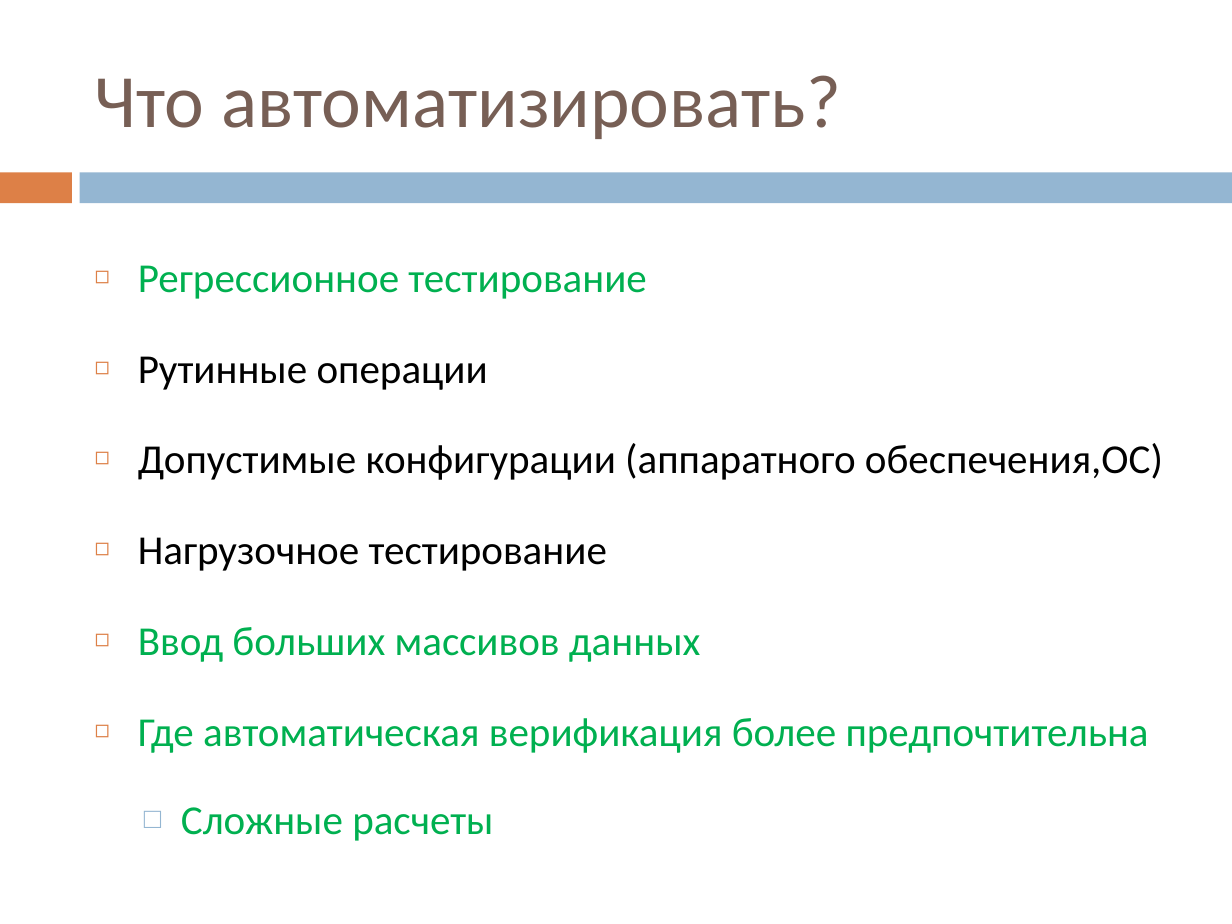
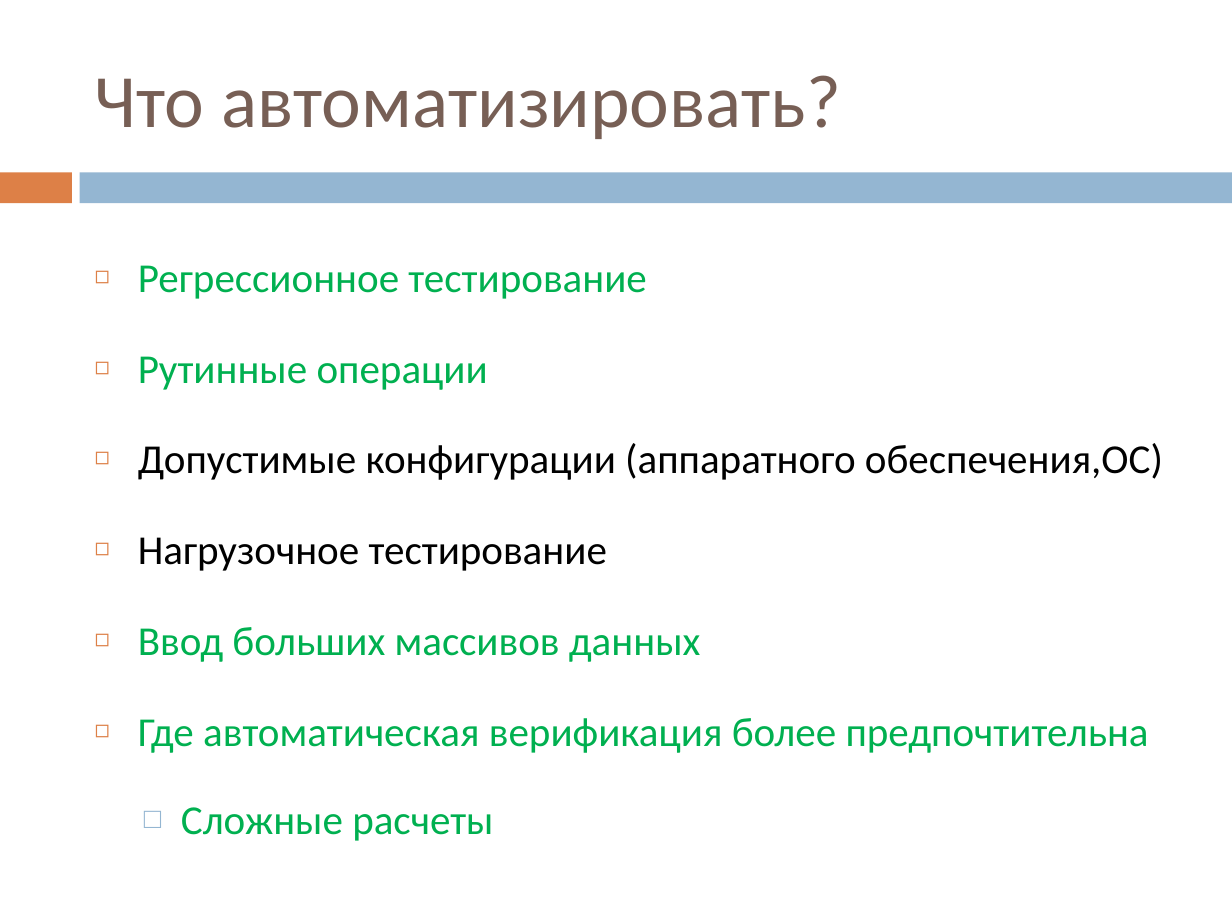
Before and after one commit to vitali-kviatkouski/personal, a slide deck: slide 14 of MiniQ/Testing/Testing.pptx. Drawn at 1232x924 pixels with LibreOffice and Linux fonts; fonts in the diff are those of the drawing. Boxes give left, top, right and bottom in pixels: in the first picture for what was removed or moved away, otherwise in the second. Text is boxed around its words. In the diff, an @@ line names an element or a change of style, - is before the commit and + after.

```diff
--- a/MiniQ/Testing/Testing.pptx
+++ b/MiniQ/Testing/Testing.pptx
@@ text at bbox=[138, 356, 488, 390]: text colour #000000 to #00B050 in "Рутинные операции" @@
```
Also in this commit, not shown: 4 other slides changed, 1 other file.
